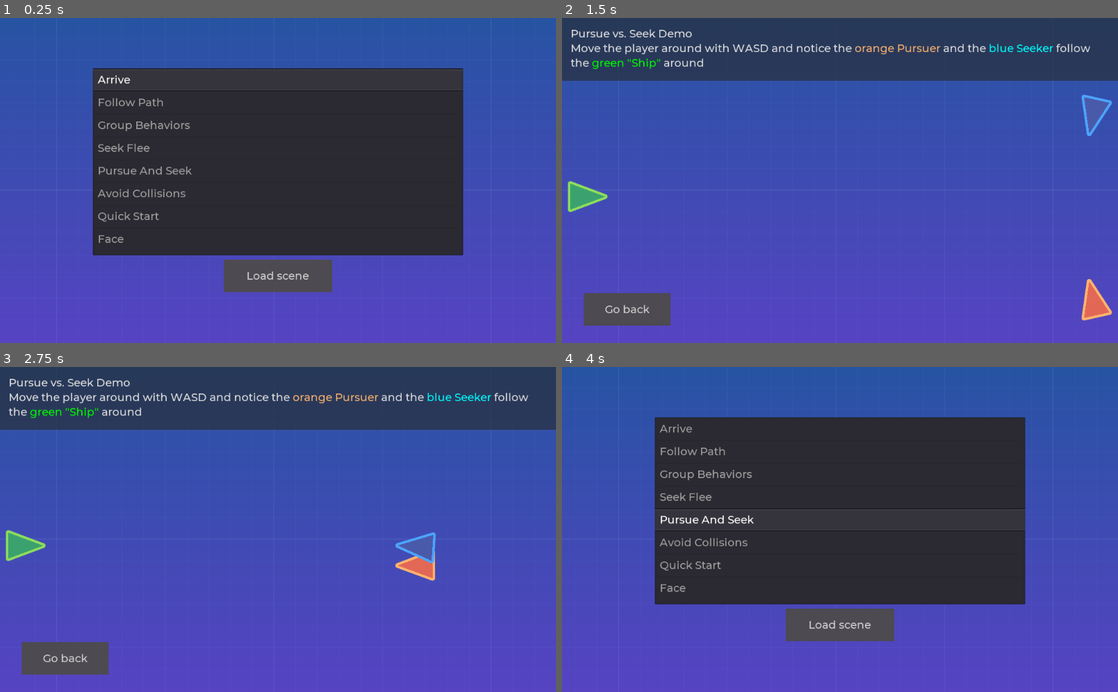
Above: before the commit, frames 1-4 (two rows, left to right).
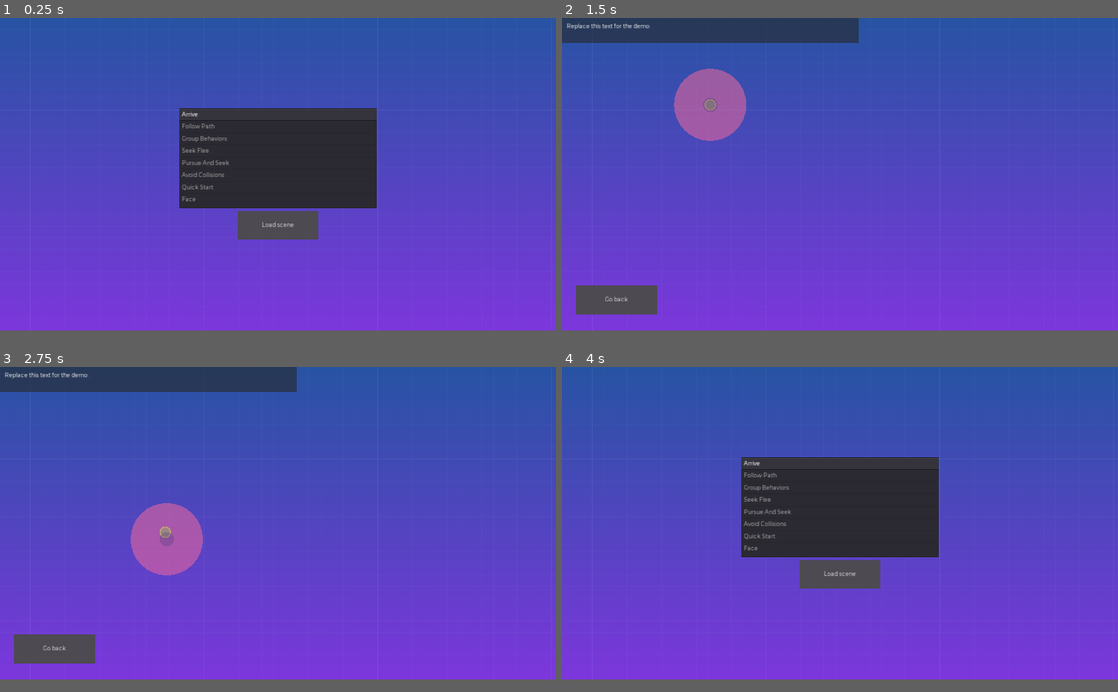
Above: after the commit, the same moments.

Repository: GDQuest/godot-steering-ai-framework
Game: Godot game, scene res://demos/DemoSelector.tscn
Same seed, same stepped clock (60 frames per second), same inputs: the game is played once before the commit and once after it.
Inputs (mouse positions are in pixels of both pictures, inside the frame that each line leads up to):
- Up to frame 1 (0.25 s): no input
- Up to frame 2 (1.5 s): tap Enter at 0.5 s; move the mouse to (962, 164) at 0.52 s; hold D (sf_right) 0.53-1.25 s; click (962, 164) at 0.67 s; click "Load scene" at 1.25 s
- Up to frame 3 (2.75 s): drag from (166, 545) to (250, 594) at 2.02 s
- Up to frame 4 (4 s): move the mouse to (895, 458) at 2.77 s; hold D (sf_right) 2.78-3.5 s; click (895, 458) at 2.92 s; click "Go back" at 3.5 s
In our replay, the window is 800x468 before the commit and 800x450 after it. These sizes can differ from the game's own. Grey fills any space a smaller window leaves; there, only what the larger window draws over its background counts as a difference.

The runs differ from the first frame. In frame 1, 56% of the frame differs, in the area x 0-100%, y 15-97%; in frame 2, 55%; in frame 3, 55%; in frame 4, 56%.

Commit message:
Refactor the demos to support screen resizing
Add BackgroudLayer and DemoInterface scenes that we can reuse across demos
Set the game to 2D and extend window modes

Part of #21

Diff:
--- a/project/demos/Arrive/ArriveDemo.tscn
+++ b/project/demos/Arrive/ArriveDemo.tscn
@@ -1,9 +1,9 @@
 [gd_scene load_steps=7 format=2]
 
 [ext_resource path="res://demos/Arrive/Arriver.gd" type="Script" id=1]
-[ext_resource path="res://assets/theme/gdquest.theme" type="Theme" id=2]
+[ext_resource path="res://demos/Utils/DemoInterface.tscn" type="PackedScene" id=2]
 [ext_resource path="res://demos/Arrive/ArriveDemo.gd" type="Script" id=3]
-[ext_resource path="res://assets/sprites/background.png" type="Texture" id=5]
+[ext_resource path="res://demos/Utils/BackgroudLayer.tscn" type="PackedScene" id=4]
 [ext_resource path="res://demos/Utils/CircleDraw.gd" type="Script" id=6]
 
 [sub_resource type="CircleShape2D" id=1]
@@ -12,12 +12,7 @@
 [node name="ArriveDemo" type="Node2D"]
 script = ExtResource( 3 )
 
-[node name="BackgroudLayer" type="CanvasLayer" parent="."]
-layer = -1
-
-[node name="Background" type="Sprite" parent="BackgroudLayer"]
-texture = ExtResource( 5 )
-centered = false
+[node name="BackgroudLayer" parent="." instance=ExtResource( 4 )]
 
 [node name="Arriver" type="KinematicBody2D" parent="."]
 show_behind_parent = true
@@ -31,29 +26,4 @@
 outer_color = Color( 0.560784, 0.870588, 0.364706, 1 )
 stroke = 4.0
 
-[node name="GUI" type="PanelContainer" parent="."]
-anchor_right = 1.0
-margin_right = 1024.0
-margin_bottom = 87.0
-rect_min_size = Vector2( 1024, 0 )
-theme = ExtResource( 2 )
-__meta__ = {
-"_edit_use_anchors_": false
-}
-
-[node name="MarginContainer" type="MarginContainer" parent="GUI"]
-margin_right = 1024.0
-margin_bottom = 87.0
-
-[node name="RichTextLabel" type="RichTextLabel" parent="GUI/MarginContainer"]
-margin_left = 16.0
-margin_top = 16.0
-margin_right = 1008.0
-margin_bottom = 71.0
-rect_min_size = Vector2( 0, 55 )
-bbcode_enabled = true
-bbcode_text = "Arrive Demo
-Mouse click to make the [color=lime]green \"Player\"[/color] move to the [color=fuchsia]purple target[/color]"
-text = "Arrive Demo
-Mouse click to make the green \"Player\" move to the purple target"
-scroll_active = false
+[node name="DemoInterface" parent="." instance=ExtResource( 2 )]
--- a/project/demos/AvoidCollisions/AvoidCollisionsDemo.gd
+++ b/project/demos/AvoidCollisions/AvoidCollisionsDemo.gd
@@ -1,4 +1,4 @@
-extends Node2D
+extends Node
 
 
 export(float, 0, 2000, 40) var linear_speed_max := 350.0 setget set_linear_speed_max
--- a/project/demos/AvoidCollisions/AvoidCollisionsDemo.tscn
+++ b/project/demos/AvoidCollisions/AvoidCollisionsDemo.tscn
@@ -3,19 +3,14 @@
 [ext_resource path="res://demos/AvoidCollisions/Spawner.gd" type="Script" id=1]
 [ext_resource path="res://demos/AvoidCollisions/AvoidCollisionsDemo.gd" type="Script" id=2]
 [ext_resource path="res://demos/AvoidCollisions/Avoider.tscn" type="PackedScene" id=3]
-[ext_resource path="res://assets/theme/gdquest.theme" type="Theme" id=4]
-[ext_resource path="res://assets/sprites/background.png" type="Texture" id=5]
+[ext_resource path="res://demos/Utils/DemoInterface.tscn" type="PackedScene" id=4]
+[ext_resource path="res://demos/Utils/BackgroudLayer.tscn" type="PackedScene" id=5]
 
-[node name="AvoidCollisionsDemo" type="Node2D"]
+[node name="AvoidCollisionsDemo" type="Node"]
 script = ExtResource( 2 )
 proximity_radius = 100.0
 
-[node name="BackgroudLayer" type="CanvasLayer" parent="."]
-layer = -1
-
-[node name="Background" type="Sprite" parent="BackgroudLayer"]
-texture = ExtResource( 5 )
-centered = false
+[node name="BackgroudLayer" parent="." instance=ExtResource( 5 )]
 
 [node name="Spawner" type="Node2D" parent="."]
 script = ExtResource( 1 )
@@ -23,27 +18,6 @@
 inner_color = Color( 0.235294, 0.639216, 0.439216, 1 )
 outer_color = Color( 0.560784, 0.870588, 0.364706, 1 )
 
-[node name="GUI" type="PanelContainer" parent="."]
-margin_right = 1024.0
-margin_bottom = 14.0
-theme = ExtResource( 4 )
-__meta__ = {
-"_edit_use_anchors_": false
-}
-
-[node name="MarginContainer" type="MarginContainer" parent="GUI"]
-margin_right = 1024.0
-margin_bottom = 116.0
-
-[node name="RichTextLabel" type="RichTextLabel" parent="GUI/MarginContainer"]
-margin_left = 16.0
-margin_top = 16.0
-margin_right = 1008.0
-margin_bottom = 100.0
-rect_min_size = Vector2( 0, 84 )
-bbcode_enabled = true
-bbcode_text = "Avoid Collisions Demo
+[node name="DemoInterface" parent="." instance=ExtResource( 4 )]
+text_bbcode = "Avoid Collisions Demo
 Watch each agent try to keep traveling in a particular direction, but prioritize avoiding collisions with other agents."
-text = "Avoid Collisions Demo
-Watch each agent try to keep traveling in a particular direction, but prioritize avoiding collisions with other agents."
-scroll_active = false
--- a/project/demos/DemoPickerUI.gd
+++ b/project/demos/DemoPickerUI.gd
@@ -1,5 +1,5 @@
 class_name DemoPickerUI
-extends CenterContainer
+extends Control
 
 
 signal demo_requested
--- a/project/demos/DemoSelector.tscn
+++ b/project/demos/DemoSelector.tscn
@@ -13,18 +13,15 @@
 [node name="DemoPlayer" type="Node2D" parent="."]
 script = ExtResource( 5 )
 
-[node name="DemoPickerUI" type="CenterContainer" parent="."]
+[node name="DemoPickerUI" type="Control" parent="."]
 anchor_right = 1.0
 anchor_bottom = 1.0
 theme = ExtResource( 2 )
 script = ExtResource( 4 )
-__meta__ = {
-"_edit_use_anchors_": false
-}
 
 [node name="TextureRect" type="TextureRect" parent="DemoPickerUI"]
-margin_right = 1024.0
-margin_bottom = 600.0
+anchor_right = 1.0
+anchor_bottom = 1.0
 rect_min_size = Vector2( 1024, 600 )
 size_flags_horizontal = 3
 size_flags_vertical = 3
@@ -33,26 +30,35 @@
 stretch_mode = 2
 
 [node name="VBoxContainer" type="VBoxContainer" parent="DemoPickerUI"]
-margin_left = 171.0
-margin_top = 261.0
-margin_right = 853.0
-margin_bottom = 338.0
+anchor_left = 0.5
+anchor_top = 0.5
+anchor_right = 0.5
+anchor_bottom = 0.5
+margin_left = -341.0
+margin_top = -290.0
+margin_right = 341.0
+margin_bottom = 290.0
 rect_min_size = Vector2( 682, 0 )
 size_flags_horizontal = 3
 size_flags_vertical = 3
+alignment = 1
+__meta__ = {
+"_edit_use_anchors_": false
+}
 
 [node name="ItemList" type="ItemList" parent="DemoPickerUI/VBoxContainer"]
+margin_top = 231.0
 margin_right = 682.0
-margin_bottom = 9.0
+margin_bottom = 240.0
 auto_height = true
 script = ExtResource( 1 )
 
 [node name="Button" type="Button" parent="DemoPickerUI/VBoxContainer"]
-margin_left = 241.0
-margin_top = 17.0
-margin_right = 441.0
-margin_bottom = 77.0
-rect_min_size = Vector2( 200, 60 )
+margin_left = 201.0
+margin_top = 248.0
+margin_right = 481.0
+margin_bottom = 348.0
+rect_min_size = Vector2( 280, 100 )
 size_flags_horizontal = 4
 size_flags_vertical = 13
 text = "Load scene"
@@ -61,11 +67,11 @@
 visible = false
 anchor_top = 1.0
 anchor_bottom = 1.0
-margin_left = 40.0
-margin_top = -92.0
-margin_right = 200.0
-margin_bottom = -32.0
-rect_min_size = Vector2( 160, 60 )
+margin_left = 48.0
+margin_top = -156.0
+margin_right = 328.0
+margin_bottom = -56.0
+rect_min_size = Vector2( 280, 100 )
 size_flags_horizontal = 4
 size_flags_vertical = 13
 theme = ExtResource( 2 )
--- a/project/demos/Face/FaceDemo.gd
+++ b/project/demos/Face/FaceDemo.gd
@@ -1,4 +1,4 @@
-extends Node2D
+extends Node
 
 
 export(int, 0, 359, 2) var angular_speed_max := 120 setget set_angular_speed_max
--- a/project/demos/Face/FaceDemo.tscn
+++ b/project/demos/Face/FaceDemo.tscn
@@ -3,8 +3,8 @@
 [ext_resource path="res://demos/Face/Turret.gd" type="Script" id=1]
 [ext_resource path="res://demos/Face/FaceDemo.gd" type="Script" id=2]
 [ext_resource path="res://demos/Face/Player.gd" type="Script" id=3]
-[ext_resource path="res://assets/theme/gdquest.theme" type="Theme" id=6]
-[ext_resource path="res://assets/sprites/background.png" type="Texture" id=7]
+[ext_resource path="res://demos/Utils/DemoInterface.tscn" type="PackedScene" id=4]
+[ext_resource path="res://demos/Utils/BackgroudLayer.tscn" type="PackedScene" id=5]
 [ext_resource path="res://demos/Utils/CircleDraw.gd" type="Script" id=8]
 
 [sub_resource type="CircleShape2D" id=1]
@@ -13,18 +13,10 @@
 [sub_resource type="CircleShape2D" id=2]
 radius = 32.0
 
-[node name="FaceDemo" type="Node2D"]
+[node name="FaceDemo" type="Node"]
 script = ExtResource( 2 )
-__meta__ = {
-"_editor_description_": "A demo showing the usage of the Face steering behavior."
-}
 
-[node name="BackgroudLayer" type="CanvasLayer" parent="."]
-layer = -1
-
-[node name="Background" type="Sprite" parent="BackgroudLayer"]
-texture = ExtResource( 7 )
-centered = false
+[node name="BackgroudLayer" parent="." instance=ExtResource( 5 )]
 
 [node name="Player" type="KinematicBody2D" parent="."]
 position = Vector2( 512, 450 )
@@ -48,26 +40,6 @@
 outer_color = Color( 1, 0.709804, 0.439216, 1 )
 stroke = 8.0
 
-[node name="GUI" type="PanelContainer" parent="."]
-margin_right = 1024.0
-margin_bottom = 14.0
-theme = ExtResource( 6 )
-__meta__ = {
-"_edit_use_anchors_": false
-}
-
-[node name="MarginContainer" type="MarginContainer" parent="GUI"]
-margin_right = 1024.0
-margin_bottom = 87.0
-
-[node name="RichTextLabel" type="RichTextLabel" parent="GUI/MarginContainer"]
-margin_left = 16.0
-margin_top = 16.0
-margin_right = 1008.0
-margin_bottom = 71.0
-rect_min_size = Vector2( 0, 55 )
-bbcode_enabled = true
-bbcode_text = "Face Demo
+[node name="DemoInterface" parent="." instance=ExtResource( 4 )]
+text_bbcode = "Face Demo
 Move the [color=lime]green player[/color] around with WASD and notice the [color=#ffb570]orange turret[/color] orient itself"
-text = "Face Demo
-Move the green player around with WASD and notice the orange turret orient itself"
--- a/project/demos/FollowPath/FollowPathDemo.gd
+++ b/project/demos/FollowPath/FollowPathDemo.gd
@@ -1,4 +1,4 @@
-extends Node2D
+extends Node
 
 
 export(float, 0, 2000, 40) var linear_speed_max := 600.0 setget set_linear_speed_max
--- a/project/demos/FollowPath/FollowPathDemo.tscn
+++ b/project/demos/FollowPath/FollowPathDemo.tscn
@@ -1,24 +1,19 @@
 [gd_scene load_steps=8 format=2]
 
 [ext_resource path="res://demos/FollowPath/Drawer.gd" type="Script" id=1]
+[ext_resource path="res://demos/Utils/DemoInterface.tscn" type="PackedScene" id=2]
 [ext_resource path="res://demos/FollowPath/PathFollower.gd" type="Script" id=3]
 [ext_resource path="res://demos/FollowPath/FollowPathDemo.gd" type="Script" id=4]
-[ext_resource path="res://assets/theme/gdquest.theme" type="Theme" id=5]
+[ext_resource path="res://demos/Utils/BackgroudLayer.tscn" type="PackedScene" id=5]
 [ext_resource path="res://demos/Utils/CircleDraw.gd" type="Script" id=6]
-[ext_resource path="res://assets/sprites/background.png" type="Texture" id=7]
 
 [sub_resource type="CircleShape2D" id=1]
 radius = 16.0
 
-[node name="FollowPathDemo" type="Node2D"]
+[node name="FollowPathDemo" type="Node"]
 script = ExtResource( 4 )
 
-[node name="BackgroudLayer" type="CanvasLayer" parent="."]
-layer = -1
-
-[node name="Background" type="Sprite" parent="BackgroudLayer"]
-texture = ExtResource( 7 )
-centered = false
+[node name="BackgroudLayer" parent="." instance=ExtResource( 5 )]
 
 [node name="Drawer" type="Node2D" parent="."]
 script = ExtResource( 1 )
@@ -34,27 +29,6 @@
 outer_color = Color( 0.560784, 0.870588, 0.364706, 1 )
 stroke = 4.0
 
-[node name="GUI" type="PanelContainer" parent="."]
-margin_right = 1024.0
-margin_bottom = 14.0
-theme = ExtResource( 5 )
-__meta__ = {
-"_edit_use_anchors_": false
-}
-
-[node name="MarginContainer" type="MarginContainer" parent="GUI"]
-margin_right = 1024.0
-margin_bottom = 116.0
-
-[node name="RichTextLabel" type="RichTextLabel" parent="GUI/MarginContainer"]
-margin_left = 16.0
-margin_top = 16.0
-margin_right = 1008.0
-margin_bottom = 100.0
-rect_min_size = Vector2( 0, 84 )
-bbcode_enabled = true
-bbcode_text = "Follow Path Demo
+[node name="DemoInterface" parent="." instance=ExtResource( 2 )]
+text_bbcode = "Follow Path Demo
 Use the mouse to draw a path on screen and watch the [color=lime]green \"Agent\"[/color] follow it to the end."
-text = "Follow Path Demo
-Use the mouse to draw a path on screen and watch the green \"Agent\" follow it to the end."
-scroll_active = false
--- a/project/demos/GroupBehaviors/GroupBehaviorsDemo.gd
+++ b/project/demos/GroupBehaviors/GroupBehaviorsDemo.gd
@@ -1,4 +1,4 @@
-extends Node2D
+extends Node
 
 
 onready var spawner := $Spawner
--- a/project/demos/GroupBehaviors/GroupBehaviorsDemo.tscn
+++ b/project/demos/GroupBehaviors/GroupBehaviorsDemo.tscn
@@ -3,47 +3,21 @@
 [ext_resource path="res://demos/GroupBehaviors/Member.tscn" type="PackedScene" id=1]
 [ext_resource path="res://demos/GroupBehaviors/Spawner.gd" type="Script" id=2]
 [ext_resource path="res://demos/GroupBehaviors/GroupBehaviorsDemo.gd" type="Script" id=3]
-[ext_resource path="res://assets/theme/gdquest.theme" type="Theme" id=4]
-[ext_resource path="res://assets/sprites/background.png" type="Texture" id=5]
+[ext_resource path="res://demos/Utils/DemoInterface.tscn" type="PackedScene" id=4]
+[ext_resource path="res://demos/Utils/BackgroudLayer.tscn" type="PackedScene" id=5]
 
-[node name="GroupBehaviorsDemo" type="Node2D"]
+[node name="GroupBehaviorsDemo" type="Node"]
 script = ExtResource( 3 )
 cohesion_strength = 0.2
 separation_strength = 4.5
 
-[node name="BackgroudLayer" type="CanvasLayer" parent="."]
-layer = -1
-
-[node name="Background" type="Sprite" parent="BackgroudLayer"]
-texture = ExtResource( 5 )
-centered = false
+[node name="BackgroudLayer" parent="." instance=ExtResource( 5 )]
 
 [node name="Spawner" type="Node2D" parent="."]
 position = Vector2( 512, 300 )
 script = ExtResource( 2 )
 member = ExtResource( 1 )
 
-[node name="GUI" type="PanelContainer" parent="."]
-margin_right = 1024.0
-margin_bottom = 14.0
-theme = ExtResource( 4 )
-__meta__ = {
-"_edit_use_anchors_": false
-}
-
-[node name="MarginContainer" type="MarginContainer" parent="GUI"]
-margin_right = 1024.0
-margin_bottom = 116.0
-
-[node name="RichTextLabel" type="RichTextLabel" parent="GUI/MarginContainer"]
-margin_left = 16.0
-margin_top = 16.0
-margin_right = 1008.0
-margin_bottom = 100.0
-rect_min_size = Vector2( 0, 84 )
-bbcode_enabled = true
-bbcode_text = "Group Behavior Demo
+[node name="DemoInterface" parent="." instance=ExtResource( 4 )]
+text_bbcode = "Group Behavior Demo
 Each of the \"Agents\" are both attempting to stay separated from each other but within reach of their nearest group's center of mass."
-text = "Group Behavior Demo
-Each of the \"Agents\" are both attempting to stay separated from each other but within reach of their nearest group's center of mass."
-scroll_active = false
--- a/project/demos/PursueSeek/PursueAndSeekDemo.gd
+++ b/project/demos/PursueSeek/PursueAndSeekDemo.gd
@@ -1,4 +1,4 @@
-extends Node2D
+extends Node
 
 
 export(float, 0, 2000, 40) var linear_speed_max := 120.0 setget set_linear_speed_max
--- a/project/demos/PursueSeek/PursueAndSeekDemo.tscn
+++ b/project/demos/PursueSeek/PursueAndSeekDemo.tscn
@@ -4,25 +4,17 @@
 [ext_resource path="res://demos/PursueSeek/Player.gd" type="Script" id=2]
 [ext_resource path="res://demos/PursueSeek/BoundaryManager.gd" type="Script" id=3]
 [ext_resource path="res://demos/PursueSeek/PursueAndSeekDemo.gd" type="Script" id=4]
-[ext_resource path="res://assets/theme/gdquest.theme" type="Theme" id=5]
+[ext_resource path="res://demos/Utils/DemoInterface.tscn" type="PackedScene" id=5]
 [ext_resource path="res://demos/Utils/Line2DDraw.gd" type="Script" id=6]
-[ext_resource path="res://assets/sprites/background.png" type="Texture" id=7]
+[ext_resource path="res://demos/Utils/BackgroudLayer.tscn" type="PackedScene" id=7]
 
-[node name="PursueVSSeekDemo" type="Node2D"]
+[node name="PursueVSSeekDemo" type="Node"]
 script = ExtResource( 4 )
-__meta__ = {
-"_editor_description_": "Toy demo to demonstrate the use of the Pursue contrasted to the more naive Seek steering behavior."
-}
 linear_speed_max = 240.0
 linear_accel_max = 40.0
 predict_time = 1.1
 
-[node name="BackgroudLayer" type="CanvasLayer" parent="."]
-layer = -1
-
-[node name="Background" type="Sprite" parent="BackgroudLayer"]
-texture = ExtResource( 7 )
-centered = false
+[node name="BackgroudLayer" parent="." instance=ExtResource( 7 )]
 
 [node name="BoundaryManager" type="Node2D" parent="."]
 script = ExtResource( 3 )
@@ -83,29 +75,7 @@
 script = ExtResource( 6 )
 inner_color = Color( 0.294118, 0.356863, 0.670588, 1 )
 
-[node name="GUI" type="PanelContainer" parent="."]
-margin_right = 1024.0
-margin_bottom = 14.0
-theme = ExtResource( 5 )
-__meta__ = {
-"_edit_use_anchors_": false
-}
-
-[node name="MarginContainer" type="MarginContainer" parent="GUI"]
-margin_right = 1024.0
-margin_bottom = 116.0
-
-[node name="RichTextLabel" type="RichTextLabel" parent="GUI/MarginContainer"]
-margin_left = 16.0
-margin_top = 16.0
-margin_right = 1008.0
-margin_bottom = 100.0
-rect_min_size = Vector2( 0, 84 )
-bbcode_enabled = true
-bbcode_text = "Pursue vs. Seek Demo
+[node name="DemoInterface" parent="." instance=ExtResource( 5 )]
+text_bbcode = "Pursue vs. Seek Demo
 Move the player around with WASD and notice the [color=#ffb570]orange Pursuer[/color] and the [color=aqua]blue Seeker[/color] follow
 the [color=lime]green \"Ship\"[/color] around"
-text = "Pursue vs. Seek Demo
-Move the player around with WASD and notice the orange Pursuer and the blue Seeker follow
-the green \"Ship\" around"
-scroll_active = false
--- a/project/demos/Quickstart/QuickStartDemo.tscn
+++ b/project/demos/Quickstart/QuickStartDemo.tscn
@@ -4,16 +4,11 @@
 [ext_resource path="res://demos/Quickstart/Agent.gd" type="Script" id=2]
 [ext_resource path="res://demos/Quickstart/Player.gd" type="Script" id=3]
 [ext_resource path="res://demos/Quickstart/Bullet.tscn" type="PackedScene" id=4]
-[ext_resource path="res://assets/sprites/background.png" type="Texture" id=5]
+[ext_resource path="res://demos/Utils/BackgroudLayer.tscn" type="PackedScene" id=5]
 
-[node name="QuickStartDemo" type="Node2D"]
+[node name="QuickStartDemo" type="Node"]
 
-[node name="BackgroudLayer" type="CanvasLayer" parent="."]
-layer = -1
-
-[node name="Background" type="Sprite" parent="BackgroudLayer"]
-texture = ExtResource( 5 )
-centered = false
+[node name="BackgroudLayer" parent="." instance=ExtResource( 5 )]
 
 [node name="Player" type="KinematicBody2D" parent="." groups=[
 "Player",
--- a/project/demos/SeekFlee/SeekFleeDemo.gd
+++ b/project/demos/SeekFlee/SeekFleeDemo.gd
@@ -1,4 +1,4 @@
-extends Node2D
+extends Node
 # Access helper class for children to access window boundaries.
 
 
--- a/project/demos/SeekFlee/SeekFleeDemo.tscn
+++ b/project/demos/SeekFlee/SeekFleeDemo.tscn
@@ -4,32 +4,24 @@
 [ext_resource path="res://demos/SeekFlee/Player.gd" type="Script" id=2]
 [ext_resource path="res://demos/SeekFlee/SeekFleeDemo.gd" type="Script" id=3]
 [ext_resource path="res://demos/SeekFlee/Spawner.gd" type="Script" id=4]
-[ext_resource path="res://assets/theme/gdquest.theme" type="Theme" id=5]
+[ext_resource path="res://demos/Utils/DemoInterface.tscn" type="PackedScene" id=5]
 [ext_resource path="res://demos/SeekFlee/Seeker.tscn" type="PackedScene" id=6]
 [ext_resource path="res://demos/Utils/CircleDraw.gd" type="Script" id=7]
-[ext_resource path="res://assets/sprites/background.png" type="Texture" id=8]
+[ext_resource path="res://demos/Utils/BackgroudLayer.tscn" type="PackedScene" id=8]
 
 [sub_resource type="CircleShape2D" id=1]
 radius = 32.0
 
 [sub_resource type="RectangleShape2D" id=2]
-extents = Vector2( 10, 300 )
+extents = Vector2( 10, 542 )
 
 [sub_resource type="RectangleShape2D" id=3]
-extents = Vector2( 512, 10 )
+extents = Vector2( 965.654, 10 )
 
-[node name="SeekFleeDemo" type="Node2D"]
+[node name="SeekFleeDemo" type="Node"]
 script = ExtResource( 3 )
-__meta__ = {
-"_editor_description_": "A toy demo to demonstrate the usage for the Seek and Flee steering behaviors."
-}
 
-[node name="BackgroudLayer" type="CanvasLayer" parent="."]
-layer = -1
-
-[node name="Background" type="Sprite" parent="BackgroudLayer"]
-texture = ExtResource( 8 )
-centered = false
+[node name="BackgroudLayer" parent="." instance=ExtResource( 8 )]
 
 [node name="Player" type="KinematicBody2D" parent="."]
 position = Vector2( 512, 300 )
@@ -50,6 +42,7 @@
 script = ExtResource( 1 )
 
 [node name="CollisionShape2D" type="CollisionShape2D" parent="LeftBoundary"]
+position = Vector2( 0, 246 )
 shape = SubResource( 2 )
 
 [node name="RightBoundary" type="StaticBody2D" parent="."]
@@ -59,15 +52,17 @@
 script = ExtResource( 1 )
 
 [node name="CollisionShape2D" type="CollisionShape2D" parent="RightBoundary"]
+position = Vector2( 898, 242 )
 shape = SubResource( 2 )
 
 [node name="TopBoundary" type="StaticBody2D" parent="."]
-position = Vector2( 512, 0 )
+position = Vector2( 512, 2.00002 )
 collision_layer = 2
 collision_mask = 5
 script = ExtResource( 1 )
 
 [node name="CollisionShape2D" type="CollisionShape2D" parent="TopBoundary"]
+position = Vector2( 472.348, 0 )
 shape = SubResource( 3 )
 
 [node name="BottomBoundary" type="StaticBody2D" parent="."]
@@ -77,32 +72,13 @@
 script = ExtResource( 1 )
 
 [node name="CollisionShape2D" type="CollisionShape2D" parent="BottomBoundary"]
+position = Vector2( 436.348, 472.348 )
 shape = SubResource( 3 )
 
 [node name="Spawner" type="Node2D" parent="."]
 script = ExtResource( 4 )
 Entity = ExtResource( 6 )
 
-[node name="GUI" type="PanelContainer" parent="."]
-margin_right = 1024.0
-margin_bottom = 116.0
-theme = ExtResource( 5 )
-__meta__ = {
-"_edit_use_anchors_": false
-}
-
-[node name="MarginContainer" type="MarginContainer" parent="GUI"]
-margin_right = 1024.0
-margin_bottom = 116.0
-
-[node name="RichTextLabel" type="RichTextLabel" parent="GUI/MarginContainer"]
-margin_left = 16.0
-margin_top = 16.0
-margin_right = 1008.0
-margin_bottom = 100.0
-rect_min_size = Vector2( 0, 84 )
-bbcode_enabled = true
-bbcode_text = "Seek & Flee Demo
+[node name="DemoInterface" parent="." instance=ExtResource( 5 )]
+text_bbcode = "Seek & Flee Demo
 Move the [color=lime]green \"Player\"[/color] around with WASD and notice the [color=#ffb570]orange \"Enemies\"[/color] try to seek to or flee from the player."
-text = "Seek & Flee Demo
-Move the green \"Player\" around with WASD and notice the orange \"Enemies\" try to seek to or flee from the player."
--- /dev/null
+++ b/project/demos/Utils/BackgroudLayer.tscn
@@ -0,0 +1,15 @@
+[gd_scene load_steps=2 format=2]
+
+[ext_resource path="res://assets/sprites/background.png" type="Texture" id=1]
+
+[node name="BackgroudLayer" type="CanvasLayer"]
+layer = -1
+
+[node name="Background" type="TextureRect" parent="."]
+anchor_right = 1.0
+anchor_bottom = 1.0
+mouse_filter = 2
+texture = ExtResource( 1 )
+__meta__ = {
+"_edit_use_anchors_": false
+}
--- /dev/null
+++ b/project/demos/Utils/DemoInterface.gd
@@ -0,0 +1,15 @@
+tool
+extends PanelContainer
+
+
+export(String, MULTILINE) var text_bbcode := "" setget set_text_bbcode
+
+onready var rich_text_label: RichTextLabel = $MarginContainer/RichTextLabel
+
+
+func set_text_bbcode(value: String)-> void:
+	text_bbcode = value
+	if not rich_text_label:
+		yield(self, "ready")
+	rich_text_label.bbcode_text = text_bbcode
+	print(rich_text_label.text)
--- /dev/null
+++ b/project/demos/Utils/DemoInterface.tscn
@@ -0,0 +1,37 @@
+[gd_scene load_steps=4 format=2]
+
+[ext_resource path="res://assets/theme/gdquest.theme" type="Theme" id=1]
+[ext_resource path="res://demos/Utils/DemoInterface.gd" type="Script" id=2]
+
+[sub_resource type="GDScript" id=1]
+script/source = "tool
+extends RichTextLabel
+
+"
+
+[node name="DemoInterface" type="PanelContainer"]
+anchor_right = 1.0
+margin_bottom = 87.0
+rect_min_size = Vector2( 1024, 0 )
+theme = ExtResource( 1 )
+script = ExtResource( 2 )
+__meta__ = {
+"_edit_use_anchors_": false
+}
+text_bbcode = "Replace this text for the demo."
+
+[node name="MarginContainer" type="MarginContainer" parent="."]
+margin_right = 1920.0
+margin_bottom = 87.0
+
+[node name="RichTextLabel" type="RichTextLabel" parent="MarginContainer"]
+margin_left = 16.0
+margin_top = 16.0
+margin_right = 1904.0
+margin_bottom = 71.0
+rect_min_size = Vector2( 0, 55 )
+bbcode_enabled = true
+bbcode_text = "Replace this text for the demo."
+text = "Replace this text for the demo."
+scroll_active = false
+script = SubResource( 1 )
--- a/project/project.godot
+++ b/project/project.godot
@@ -9,7 +9,7 @@
 config_version=4
 
 _global_script_classes=[ {
-"base": "CenterContainer",
+"base": "Control",
 "class": "DemoPickerUI",
 "language": "GDScript",
 "path": "res://demos/DemoPickerUI.gd"
@@ -200,7 +200,11 @@
 
 [display]
 
+window/size/width=1920
+window/size/height=1080
 window/size/always_on_top=true
+window/stretch/mode="2d"
+window/stretch/aspect="expand"
 
 [input]
 
